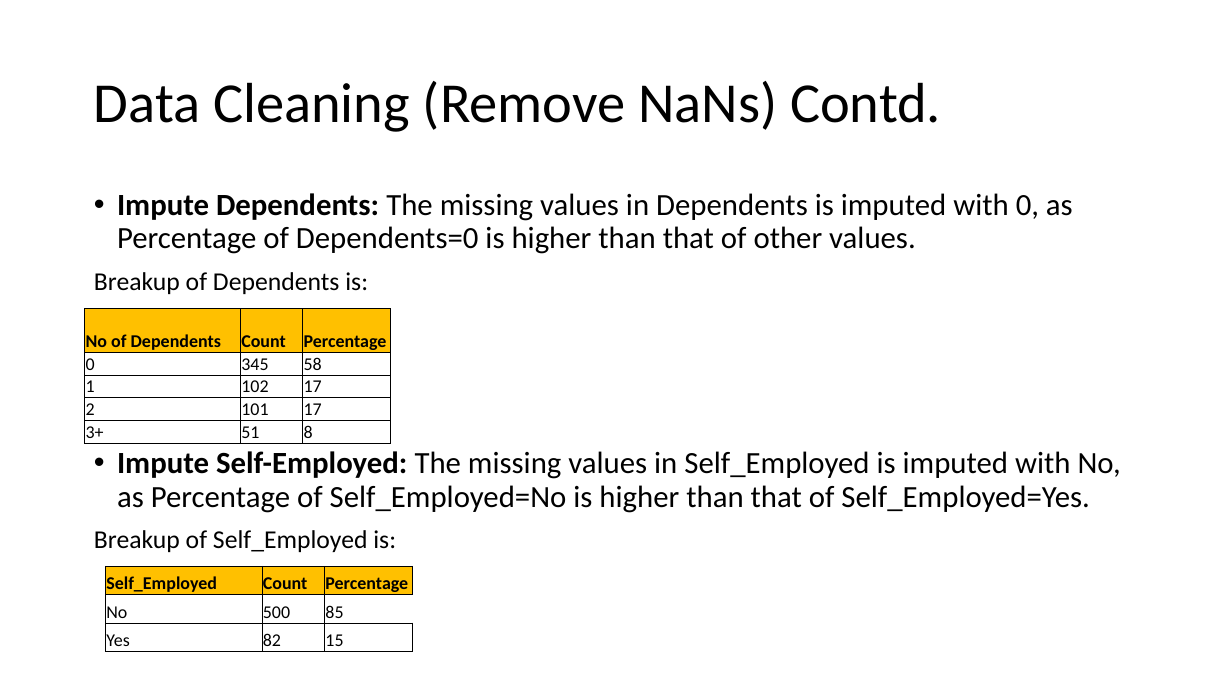
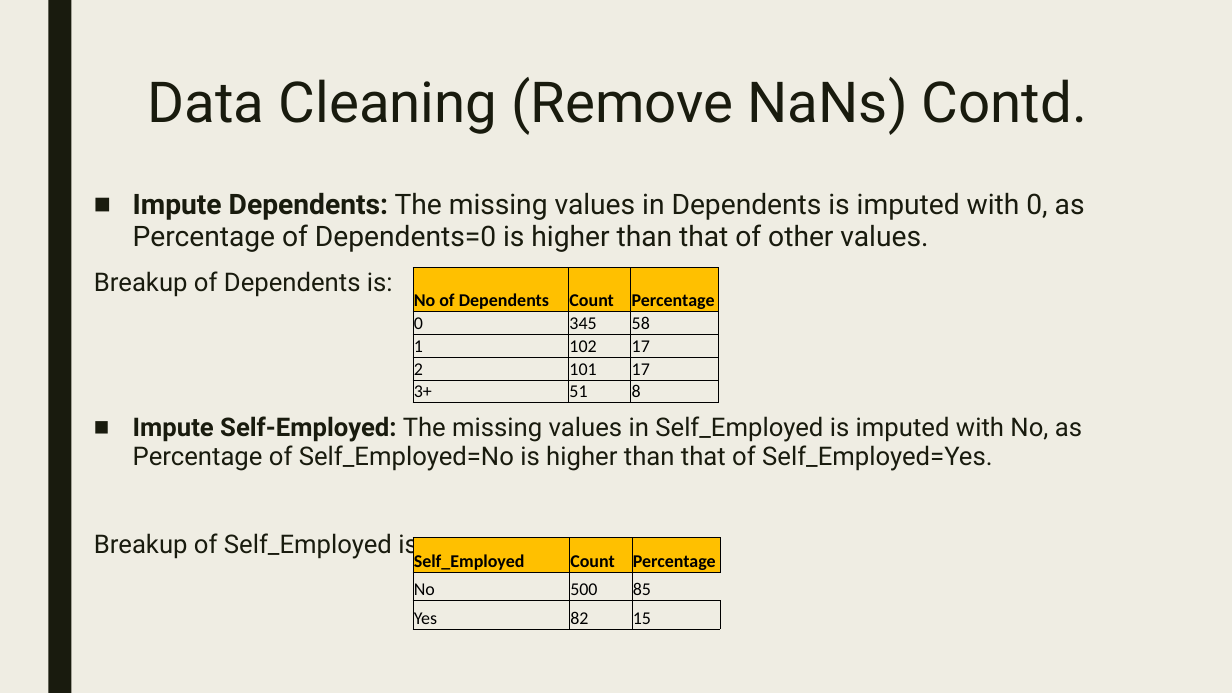
Before and after one commit to krisgop2010/Analytics, a slide deck: slide 9 of HomeLoanAnalytics/HomeLoanAnalytics.pptx. Drawn at 1232x693 pixels with LibreOffice and Linux fonts; fonts in the diff are those of the drawing. Boxes give left, top, right and bottom in pixels: in the first picture for what was removed or moved away, otherwise in the second. Text is boxed around its words. In the diff, an @@ line names an element or a change of style, - is before the commit and + after.

```diff
--- a/HomeLoanAnalytics/HomeLoanAnalytics.pptx
+++ b/HomeLoanAnalytics/HomeLoanAnalytics.pptx
@@ background #FFFFFF to #EFEDE3 @@
@@ rectangle added at (48,0,71,693), fill #191B0E @@
@@ title "Data Cleaning (Remove NaNs) Contd.": place and size @@
-title "Data Cleaning (Remove NaNs) Contd." at (94,81,941,132)
+title "Data Cleaning (Remove NaNs) Contd." at (148,77,1087,135)
@@ title "Data Cleaning (Remove NaNs) Contd." at (148,77,1087,135): font Calibri to Roboto, text colour #000000 to #191B0E; line spacing 0.9 to 0.89; vertical alignment middle to top @@
@@ text "Impute Dependents: The missing values ..." at (94,193,1085,560): size 24 to 22 pt in "Impute Dependents: The missing values in Dependents ..."; font Calibri to Roboto, text colour #000000 to #191B0E; size 24 to 20 pt in "Impute Self-Employed: The missing values in Self_Employed ..."; bullet • to ■; line spacing 0.9 to 0.94; more space between paragraphs @@
@@ table: place and size @@
-table at (85,309,390,448)
+table at (413,268,718,407)
@@ table: place and size @@
-table at (105,567,413,652)
+table at (413,538,721,629)
```
Also in this commit, not shown: 20 other slides changed, 2 slides added, 1 slide removed, 2 other files.
